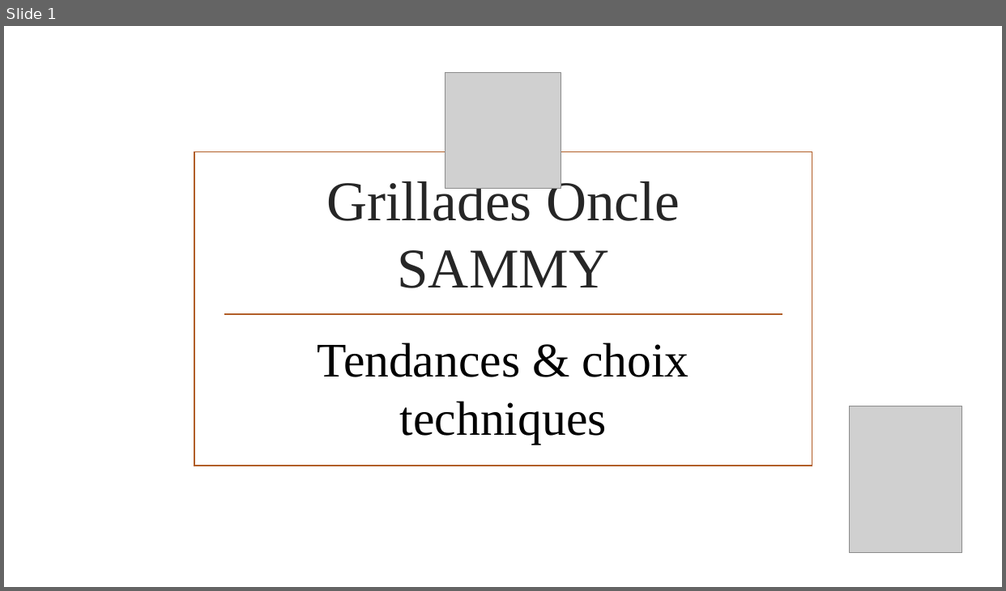
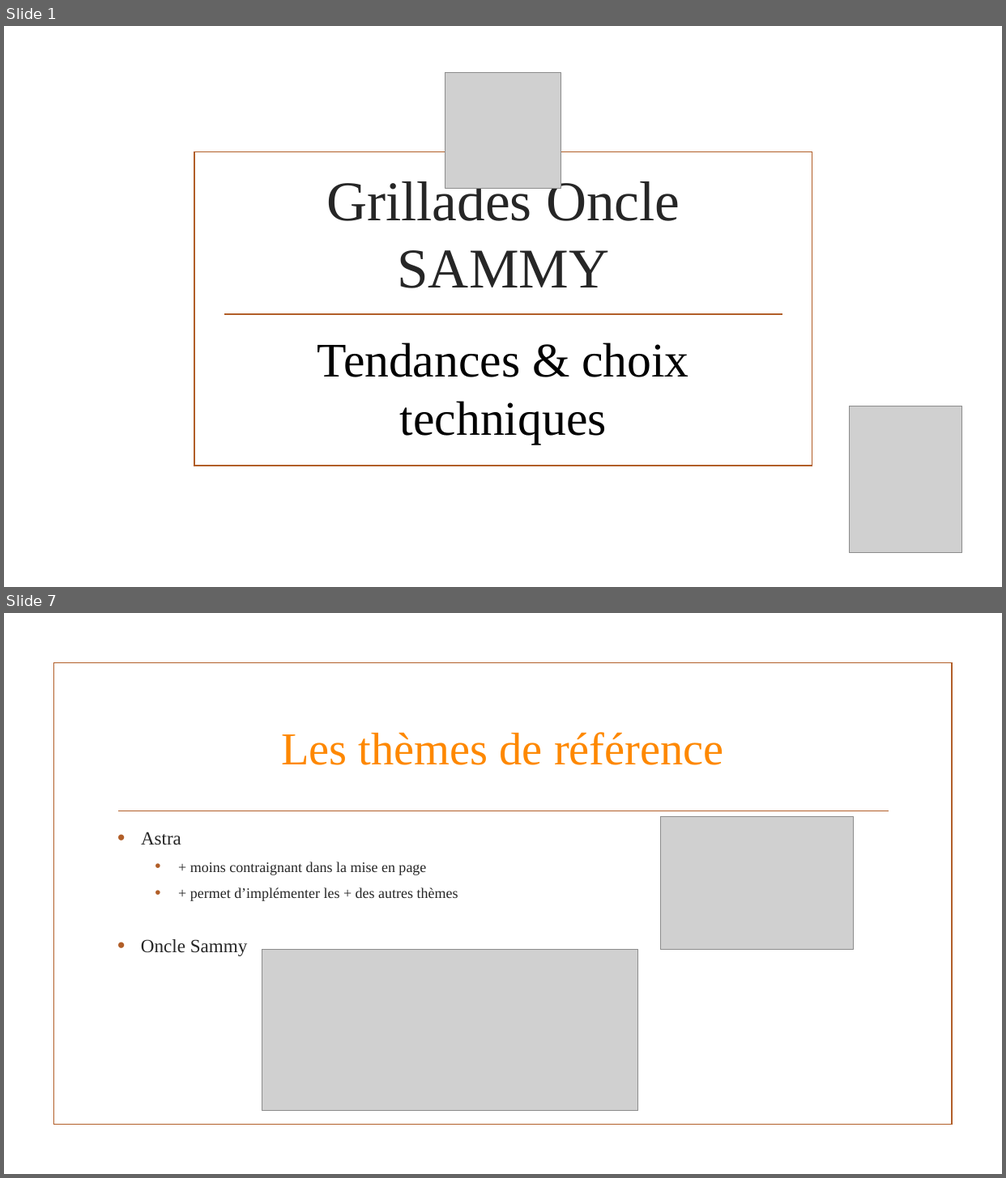
Before and after one commit to DebrayM/Oncle-Sammy, a slide deck: Grillades Oncle SAMMY site vitrine.pptx. Shown one above the other, each under a label of ours: slide 1 before the commit, slides 1 and 7 after it; the slides between them are not shown. The pictures are 1006x591 and 1006x1178 pixels, drawn with LibreOffice and Linux fonts; fonts in the diff are those of the drawing; grey boxes stand for pictures; background and template pictures are left out. Boxes give left, top, right and bottom in pixels: in the first picture for what was removed or moved away, otherwise in the second. Text is boxed around its words. In the diff, an @@ line names an element or a change of style, - is before the commit and + after.

```diff
--- a/Grillades Oncle SAMMY site vitrine.pptx
+++ b/Grillades Oncle SAMMY site vitrine.pptx
@@ slide 7 added at bbox=[4, 613, 1002, 1174], background picture (left out) @@
@@ rectangle added at bbox=[53, 663, 952, 1125], outline #B15E28 1.25 pt @@
@@ title added at bbox=[281, 732, 724, 765], 44 pt, text #FE8800 @@
+Les thèmes de référence
@@ line added from (118, 811) to (889, 811), #B15E28 1.25 pt @@
@@ picture added at bbox=[661, 816, 854, 950] @@
@@ text added at bbox=[141, 832, 458, 901], 14 pt, text #262626 @@
+• Astra
+  • + moins contraignant dans la mise en page
+  • + permet d’implémenter les + des autres thèmes
@@ text added at bbox=[141, 939, 248, 956], 18 pt, text #262626 @@
+• Oncle Sammy
@@ picture added at bbox=[262, 950, 638, 1112] @@
```
Also in this commit, not shown: 6 slides changed, 2 other slides added, 1 slide removed, 2 other files.
